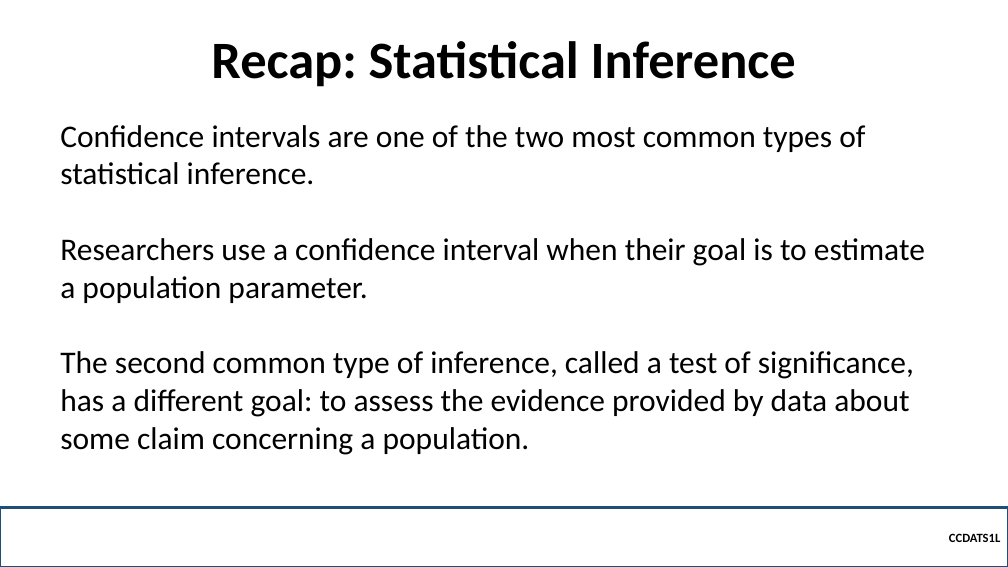
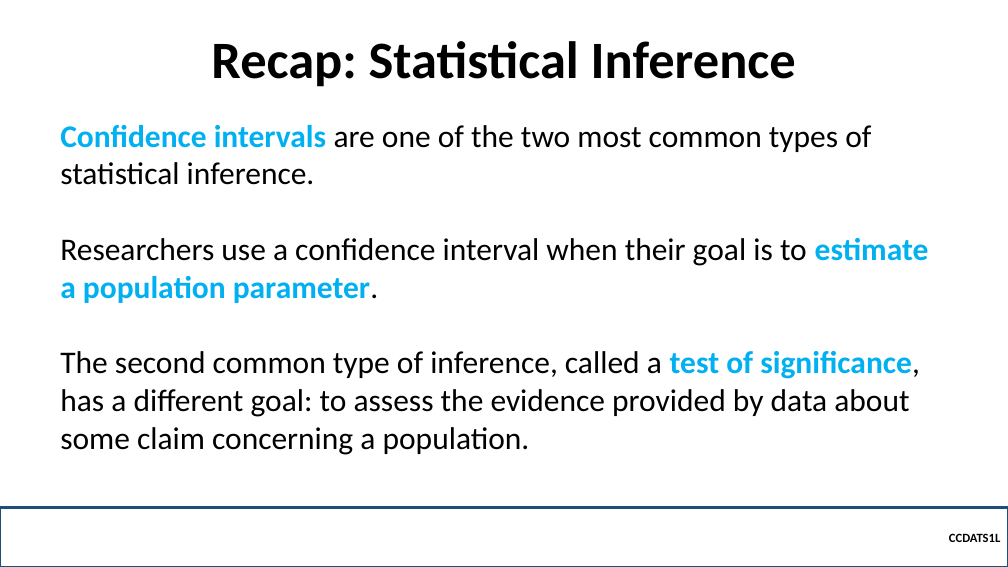
Before and after one commit to robitussin/CCDATS1L, a slide deck: slide 3 of week 10/Test of Significance.pptx. Drawn at 1008x567 pixels with LibreOffice and Linux fonts; fonts in the diff are those of the drawing; background and template pictures are left out. Boxes give left, top, right and bottom in pixels: in the first picture for what was removed or moved away, otherwise in the second. Text is boxed around its words. In the diff, an @@ line names an element or a change of style, - is before the commit and + after.

```diff
--- a/week 10/Test of Significance.pptx
+++ b/week 10/Test of Significance.pptx
@@ text "Confidence intervals are one of ..." at (60, 125, 929, 455): text colour #000000 to #00B0F0, bold on in "Confidence intervals", "estimate a population parameter.", "test of significance," @@
```
Also in this commit, not shown: 1 other slide changed, 10 slides added, 14 slides removed.
